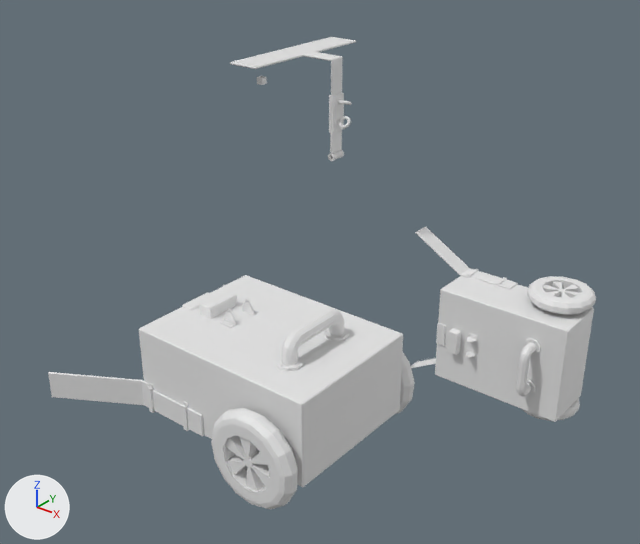
Two versions of the COLLADA model gillou/src/description/description_inventor/robot.dae, one commit apart.
Camera for both pictures: a 50 mm lens placed at (173.0, -189.2, 62.2), pointed at (41.2, -24.5, -39.9). Lighting does not change. The marker at lower left points along +X, +Y and +Z. Where no turn or scale is listed for an object, it has been applied to the vertices.

The older version as bpy lines, for what is in view:
```python
me_cube = bpy.data.meshes.new('Cube')
me_cube.from_pydata(...)  # a box spanning x -1.0..1.0, y -1.0..1.0, z -1.0..1.0
me_cube.materials.append(mat_material)  # white #e7e7e7
me_mesh_1 = bpy.data.meshes.new('mesh_1')
me_mesh_1.from_pydata(...)  # 604 vertices, 1220 faces; spans x -4.5..20.9, y -8.4..38.6, z -24.4..6.1
me_mesh_1_001 = bpy.data.meshes.new('mesh_1.001')
me_mesh_1_001.from_pydata(...)  # 3055 vertices, 6236 faces; spans x 32.2..92.5, y 17.9..47.8, z -102.9..-51.1
me_robot = bpy.data.meshes.new('robot')
me_robot.from_pydata(...)  # 3057 vertices, 6278 faces; spans x 32.2..92.5, y -102.9..-51.1, z -47.8..-17.9
ob_cube = bpy.data.objects.new('Cube', me_cube)
ob_cube.location = (0.0, 0.0, 0.0)
ob_node_1 = bpy.data.objects.new('node_1', me_mesh_1)
ob_node_1.location = (0.0, 0.0, 0.0)
ob_node_1_001 = bpy.data.objects.new('node_1.001', me_mesh_1_001)
ob_node_1_001.location = (0.0, 0.0, 0.0)
ob_robot = bpy.data.objects.new('robot', me_robot)
ob_robot.location = (0.0, 0.0, 0.0)
```
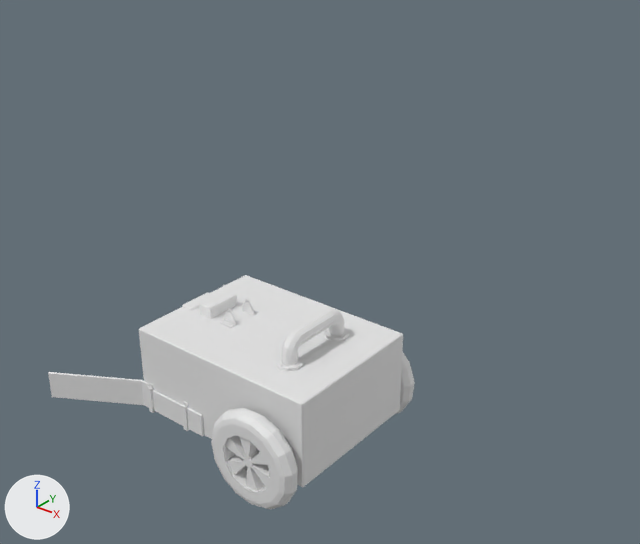
The newer file is also turned or shifted as a whole; pictures and numbers use the older file's frame.

Pixel boxes (x1, y1, x2, y2) of what changed, in the pictures (640 x 544 px):
'node_1.001', deleted
    before: (411, 226, 596, 422)
'node_1', deleted
    before: (230, 37, 356, 161)
'Cube', deleted
    before: (257, 76, 267, 85)

What changed in the scene script:
```text
Remove ob_node_1_001:
    ob_node_1_001 = bpy.data.objects.new('node_1.001', me_mesh_1_001)
    ob_node_1_001.location = (0.0, 0.0, 0.0)
Remove ob_node_1:
    ob_node_1 = bpy.data.objects.new('node_1', me_mesh_1)
    ob_node_1.location = (0.0, 0.0, 0.0)
Remove ob_cube:
    ob_cube = bpy.data.objects.new('Cube', me_cube)
    ob_cube.location = (0.0, 0.0, 0.0)
```
